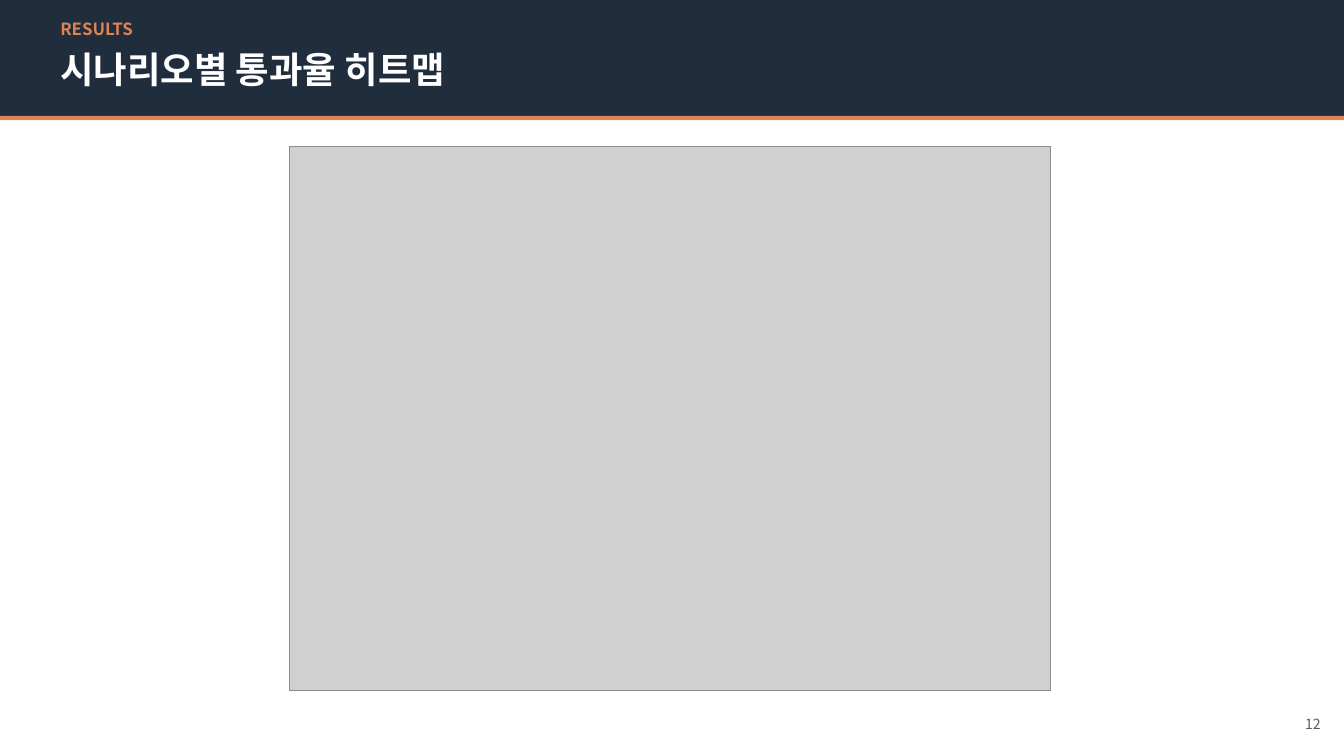
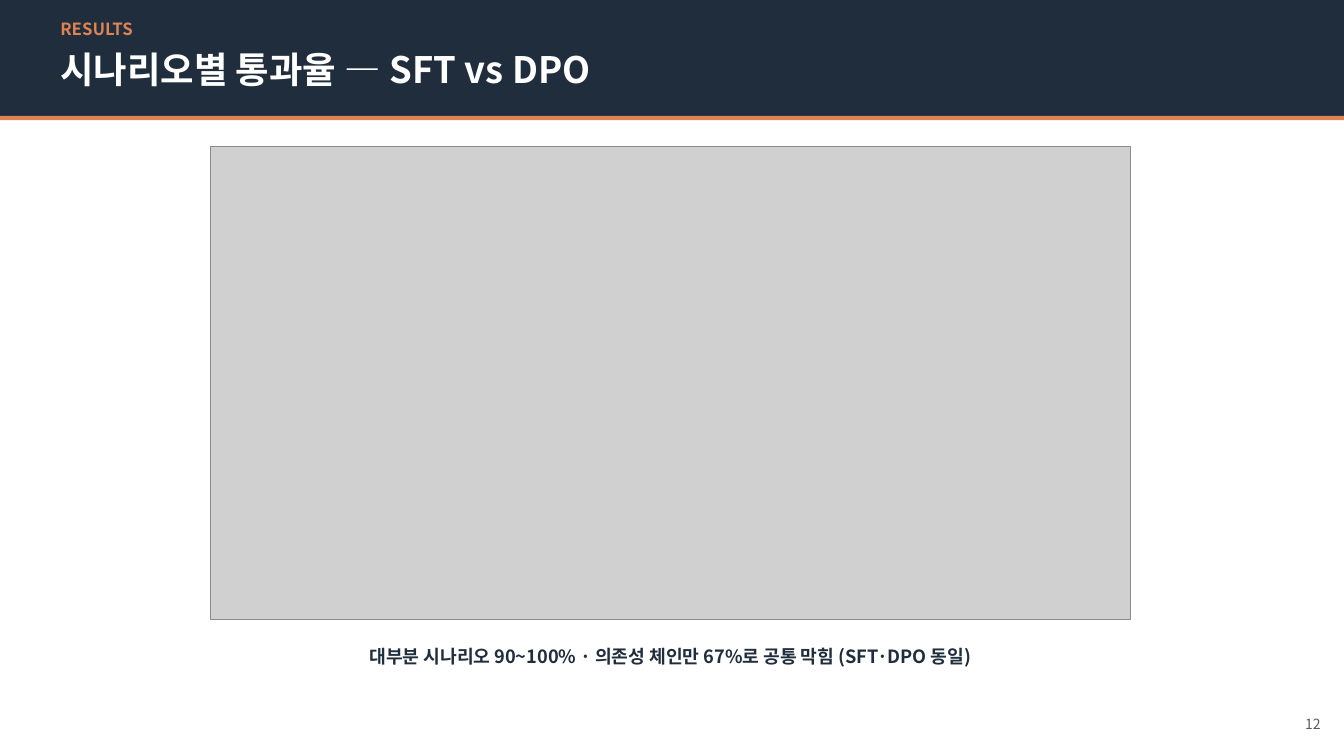
Before and after one commit to jung-geun/TimeSorter, a slide deck: slide 12 of presentation/TimeSorter_발표자료.pptx. Drawn at 1344x756 pixels with LibreOffice and Linux fonts; fonts in the diff are those of the drawing; grey boxes stand for pictures. Boxes give left, top, right and bottom in pixels: in the first picture for what was removed or moved away, otherwise in the second. Text is boxed around its words. In the diff, an @@ line names an element or a change of style, - is before the commit and + after.

```diff
--- a/presentation/TimeSorter_발표자료.pptx
+++ b/presentation/TimeSorter_발표자료.pptx
@@ text at (60,52,590,87): text changed @@
-시나리오별 통과율 히트맵
+시나리오별 통과율 — SFT vs DPO
@@ picture: place and size @@
-picture at (290,146,1052,691)
+picture at (211,146,1130,620)
@@ text added at (369,647,971,667), 13 pt, text #1F2D3D, bold @@
+대부분 시나리오 90~100% · 의존성 체인만 67%로 공통 막힘 (SFT·DPO 동일)
```
Also in this commit, not shown: 3 other slides changed, 10 other files.
